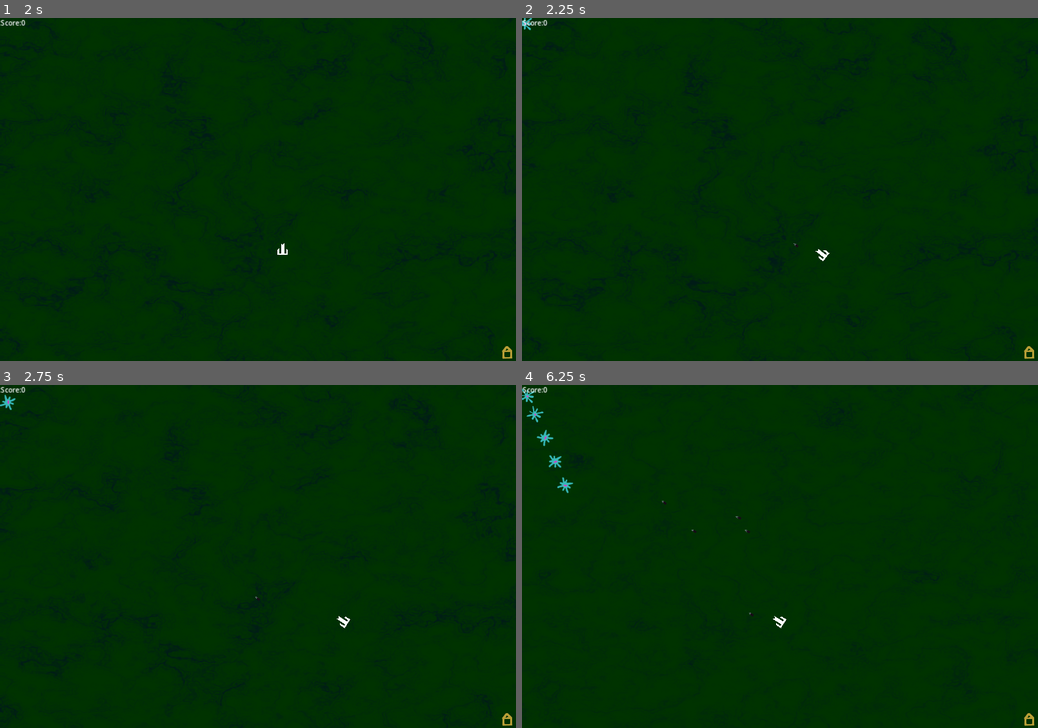
Above: before the commit, frames 1-4 (two rows, left to right).
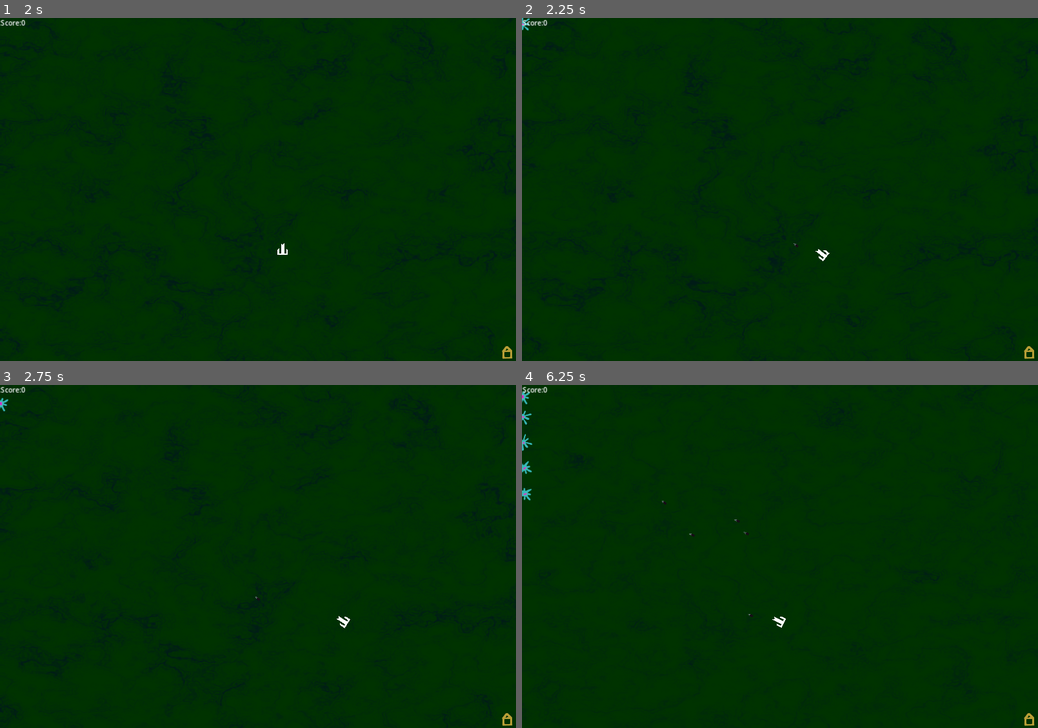
Above: after the commit, the same moments.

Repository: Habidakus/turrim-caelum
Game: Godot game, scene res://main.tscn
Two runs of this game, one before a commit and one after it. Both use one fixed random seed, a clock stepped at 60 frames per second and the inputs below. The engine's default icon, where the game draws it, is replaced by a stand-in: a white triangle on a blue panel in a dark square.
Inputs:
- Up to frame 1 (2 s): tap Enter at 0.5 s; hold D (move_right) 0.53-1.28 s; hold S (move_down) from 1.28 s (still down)
- Up to frame 2 (2.25 s): tap Space at 2 s; release S (move_down) at 2.03 s; hold D (move_right) from 2.03 s (still down)
- Up to frame 3 (2.75 s): keep holding D (move_right)
- Up to frame 4 (6.25 s): release D (move_right) at 2.78 s; hold W (move_up) 2.78-3.53 s; hold A (move_left) 3.53-5.03 s; hold S (move_down) 5.03-5.78 s; hold D (move_right) from 5.78 s (still down)

Frame 1 is identical in both runs. In frame 2, less than 0.1% of the frame differs, in the area x 0-58%, y 0-71%; in frame 3, less than 0.1%; in frame 4, 0.5%, in the area x 0-52%, y 1-71%.

Commit message:
Added tween fx, and bullet impact sounds

Diff:
--- a/bullet.gd
+++ b/bullet.gd
@@ -3,6 +3,8 @@
 var target_loc : Vector2
 var target_vec : Vector2
 var can_kill : bool = true
+var lifespan : float
+var speed : float = 100
 
 # Called when the node enters the scene tree for the first time.
 func _ready():
@@ -10,15 +12,22 @@
 	if $AudioStreamPlayer2D != null:
 		$AudioStreamPlayer2D.play()
 
-func init(start_pos : Vector2, target):
+func init(start_pos : Vector2, _lifespan: float, _speed : float, target):
 	target_loc = target.position
 	target_vec = (target_loc - start_pos).normalized()
 	rotation = target_vec.angle() + PI / 2.0
 	position = start_pos + target_vec * 5.0
+	lifespan = _lifespan
+	speed = _speed
 
 # Called every frame. 'delta' is the elapsed time since the previous frame.
 func _process(delta):
-	position += target_vec * delta * 100.0
+	position += target_vec * delta * speed
+	lifespan -= delta
+	if lifespan <= 0:
+		var tween = get_tree().create_tween()
+		tween.tween_property(self, "modulate", Color.RED, 0.2)
+		tween.tween_callback(self.queue_free)
 
 func _on_area_entered(area : Area2D):
 	if can_kill == false:
--- a/main.gd
+++ b/main.gd
@@ -63,8 +63,18 @@
 	var best : Curve2D = null
 
 	for i in 50:
-		var x = rng.randf_range(start.x, end.x)
-		var y = rng.randf_range(start.y, end.y)
+		var tStart = start
+		if rng.randi() % 2 == 1:
+			tStart.x += 40;
+		else:
+			tStart.y += 40;
+		var tEnd = end
+		if rng.randi() % 2 == 1:
+			tEnd.x -= 40;
+		else:
+			tEnd.y -= 40;
+		var x = rng.randf_range(tStart.x, tEnd.x)
+		var y = rng.randf_range(tStart.y, tEnd.y)
 		var d : Curve2D = curve.duplicate()
 		d.add_point(Vector2(x, y), Vector2(0,0), Vector2(0,0), 1)
 		var bl = absf(1800.0 - d.get_baked_length())
@@ -75,8 +85,18 @@
 	best = null
 
 	for i in 50:
-		var x = rng.randf_range(start.x, end.x)
-		var y = rng.randf_range(start.y, end.y)
+		var tStart = start
+		if rng.randi() % 2 == 1:
+			tStart.x += 40;
+		else:
+			tStart.y += 40;
+		var tEnd = end
+		if rng.randi() % 2 == 1:
+			tEnd.x -= 40;
+		else:
+			tEnd.y -= 40;
+		var x = rng.randf_range(tStart.x, tEnd.x)
+		var y = rng.randf_range(tStart.y, tEnd.y)
 		var d : Curve2D = curve.duplicate()
 		d.add_point(Vector2(x, y), Vector2(0,0), Vector2(0,0), rng.randi_range(1, 2))
 		var bl = absf(2200.0 - d.get_baked_length())
@@ -87,8 +107,18 @@
 	best = null
 
 	for i in 50:
-		var x = rng.randf_range(start.x, end.x)
-		var y = rng.randf_range(start.y, end.y)
+		var tStart = start
+		if rng.randi() % 2 == 1:
+			tStart.x += 40;
+		else:
+			tStart.y += 40;
+		var tEnd = end
+		if rng.randi() % 2 == 1:
+			tEnd.x -= 40;
+		else:
+			tEnd.y -= 40;
+		var x = rng.randf_range(tStart.x, tEnd.x)
+		var y = rng.randf_range(tStart.y, tEnd.y)
 		var d : Curve2D = curve.duplicate()
 		d.add_point(Vector2(x, y), Vector2(0,0), Vector2(0,0), rng.randi_range(1, 3))
 		var bl = absf(2600.0 - d.get_baked_length())
@@ -99,8 +129,18 @@
 	best = null
 
 	for i in 50:
-		var x = rng.randf_range(start.x, end.x)
-		var y = rng.randf_range(start.y, end.y)
+		var tStart = start
+		if rng.randi() % 2 == 1:
+			tStart.x += 40;
+		else:
+			tStart.y += 40;
+		var tEnd = end
+		if rng.randi() % 2 == 1:
+			tEnd.x -= 40;
+		else:
+			tEnd.y -= 40;
+		var x = rng.randf_range(tStart.x, tEnd.x)
+		var y = rng.randf_range(tStart.y, tEnd.y)
 		var d : Curve2D = curve.duplicate()
 		d.add_point(Vector2(x, y), Vector2(0,0), Vector2(0,0), rng.randi_range(1, 4))
 		var bl = absf(3000.0 - d.get_baked_length())
@@ -152,6 +192,9 @@
 	mob.set_target($Castle, speed_scale, id, path, dist)
 	call_deferred("add_child", mob)
 
+func play_impact_sound():
+	$ImpactPlayer.play()
+
 func game_over():
 	$AudioStreamPlayer2D.play()
 	$MobTimer.stop()
--- a/main.tscn
+++ b/main.tscn
@@ -8,6 +8,7 @@
 [ext_resource type="Shader" path="res://flowShader.gdshader" id="5_ie5a8"]
 [ext_resource type="Texture2D" uid="uid://ca0emmen6kvp4" path="res://icon.svg" id="6_rkdrj"]
 [ext_resource type="AudioStream" uid="uid://35jfxy4vlym0" path="res://big-explosion-6801.mp3" id="8_03yxr"]
+[ext_resource type="AudioStream" uid="uid://c677p3ptk387h" path="res://impact-fx-41103.mp3" id="9_8tvqa"]
 
 [sub_resource type="FastNoiseLite" id="FastNoiseLite_vua4k"]
 
@@ -49,4 +50,9 @@
 volume_db = -10.0
 pitch_scale = 1.88
 
+[node name="ImpactPlayer" type="AudioStreamPlayer2D" parent="."]
+stream = ExtResource("9_8tvqa")
+volume_db = -10.0
+pitch_scale = 1.88
+
 [connection signal="increase_score" from="." to="." method="_on_increase_score"]
--- a/mob.gd
+++ b/mob.gd
@@ -52,12 +52,16 @@
 func on_hit():
 	if hp > 1:
 		hp -= 1
+		get_parent().play_impact_sound()
+		var tween = get_tree().create_tween()
+		tween.tween_property(self, "scale", Vector2(0.5, 0.5), 0.1).set_trans(Tween.TRANS_BOUNCE)
+		tween.tween_property(self, "scale", self.scale, 0.1).set_trans(Tween.TRANS_BOUNCE)
 		return
 
 	if spawn_children > 0:
 		get_parent().spawn_mob(id_for_spawn / 13, distance_travelled - 20.0, path)
-		get_parent().spawn_mob(id_for_spawn / 13, distance_travelled - 40.0, path)
-		get_parent().spawn_mob(id_for_spawn / 13, distance_travelled - 60.0, path)
+		get_parent().spawn_mob(id_for_spawn / 13, distance_travelled - 50.0, path)
+		get_parent().spawn_mob(id_for_spawn / 13, distance_travelled - 80.0, path)
 
 	# Explode
 	var particle = explosion_scene.instantiate()
--- a/player.gd
+++ b/player.gd
@@ -4,7 +4,9 @@
 @export var bullet_scene: PackedScene = null
 @export var explosion_scene : PackedScene
 var screen_size;
-var rate_of_fire = 1;
+var rate_of_fire : float = 1;
+var bullet_lifespan : float = 5.0;
+var bullet_speed : float = 100.0;
 var next_shot
 
 # Called when the node enters the scene tree for the first time.
@@ -36,7 +38,7 @@
 		velocity = velocity.normalized() * speed
 
 	position += velocity * delta
-	position = position.clamp(Vector2.ZERO, screen_size)
+	position = position.clamp(Vector2(20,20), screen_size - Vector2(20,20))
 
 	var maxDist = -1
 	var closestMob = null
@@ -53,7 +55,7 @@
 		if next_shot <= 0:
 				next_shot = rate_of_fire
 				var bullet = bullet_scene.instantiate()
-				bullet.init(self.position, closestMob)
+				bullet.init(self.position, bullet_lifespan, bullet_speed, closestMob)
 				self.get_parent().add_child(bullet)
 
 
Not shown, added: impact-fx-41103.mp3.import
Not shown: 1 places in main.tscn that only renumber resources
Not shown, added: impact-fx-41103.mp3
